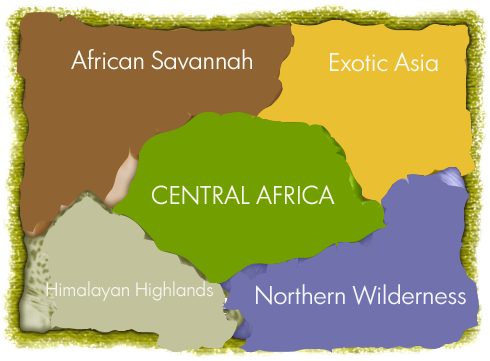
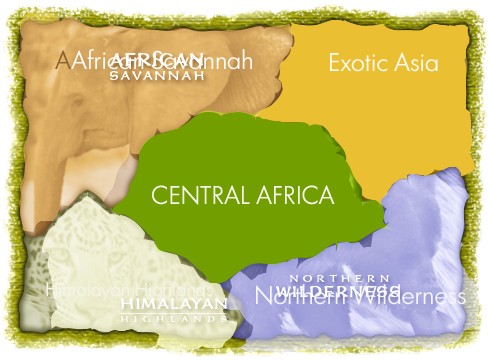
Revision of a layered 490 x 361 image; what changed, layer by layer:
"Layer 5": blend normal → screen over [41, 192, 237, 352]
"Layer 4": blend normal → screen over [216, 174, 479, 353]
"Layer 3": blend normal → screen over [17, 12, 293, 232]
